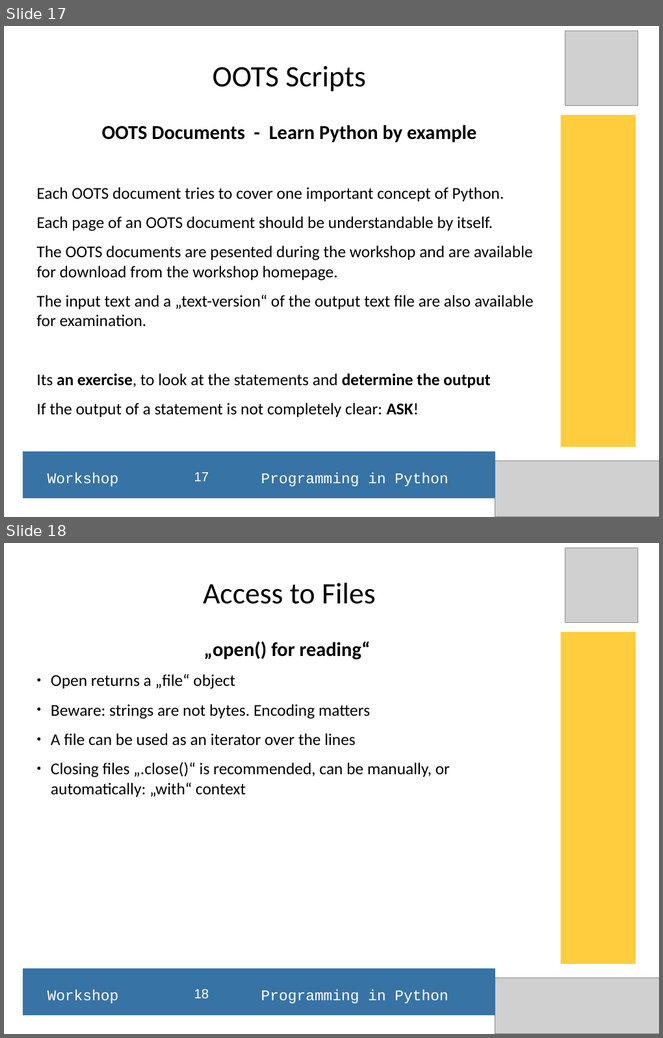
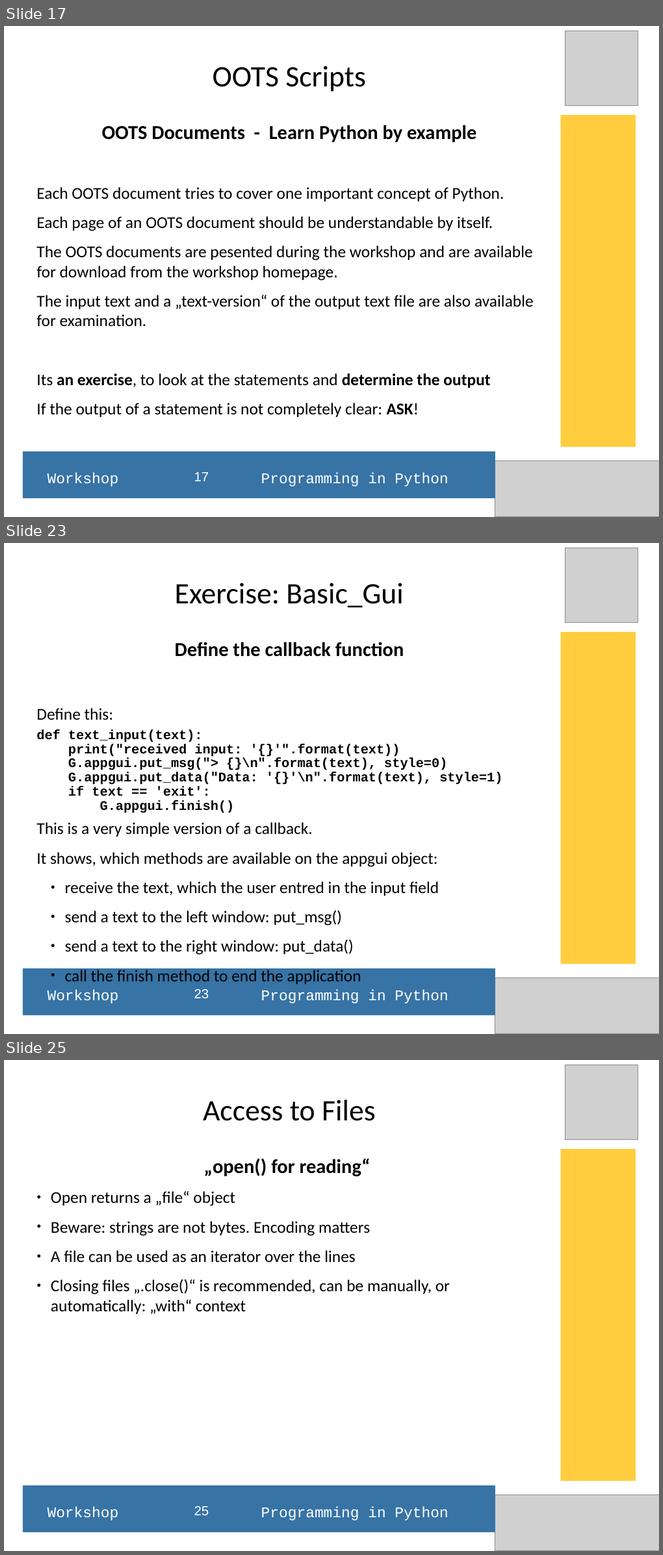
Before and after one commit to hans-boden/pyws-fablab-lisbon, a slide deck: resources/python_ws_2016Q1.odp. Shown one above the other, each under a label of ours: slides 17 and 18 before the commit, slides 17, 23 and 25 after it; the slides between them are not shown. The pictures are 663x1038 and 663x1555 pixels, drawn with LibreOffice and Linux fonts; fonts in the diff are those of the drawing; grey boxes stand for pictures. Boxes give left, top, right and bottom in pixels: in the first picture for what was removed or moved away, otherwise in the second. Text is boxed around its words. In the diff, an @@ line names an element or a change of style, - is before the commit and + after.

Commit message:
extended Python Workshop presentation

```diff
--- a/resources/python_ws_2016Q1.odp
+++ b/resources/python_ws_2016Q1.odp
@@ slide 23 added at (4,543,659,1034), background #FFFFFF @@
@@ picture added at (566,548,638,623) @@
@@ title added at (175,583,403,607), 36 pt, text #000000 @@
+Exercise: Basic_Gui
@@ rectangle added at (561,632,636,965), fill #FFCD3D @@
@@ subtitle added at (36,642,503,955), 20 pt, text #000000 @@
+Define the callback function
+Define this:
+def text_input(text):
+print("received input: '{}'".format(text))
+G.appgui.put_msg("> {}\n".format(text), style=0)
+G.appgui.put_data("Data: '{}'\n".format(text), style=1)
+if text == 'exit':
+G.appgui.finish()
+This is a very simple version of a callback.
+It shows, which methods are available on the appgui object:
+  ● receive the text, which the user entred in the input field
+  ● send a text to the left window: put_msg()
+  ● send a text to the right window: put_data()
+  ● call the finish method to end the application
@@ rectangle added at (22,969,495,1016), fill #3773A5 @@
@@ text added at (48,990,448,1004), 18 pt, text #FFFFFF @@
+Workshop Programming in Python
@@ page number added at (194,990,209,999), 16 pt, text #FFFFFF @@
+23
@@ picture added at (495,979,659,1034) @@
@@ what was slide 18 is now slide 25 @@
@@ page number at (194,1507,209,1516): text changed @@
-18
+25
```
Also in this commit, not shown: 6 other slides added, 3 other files.
